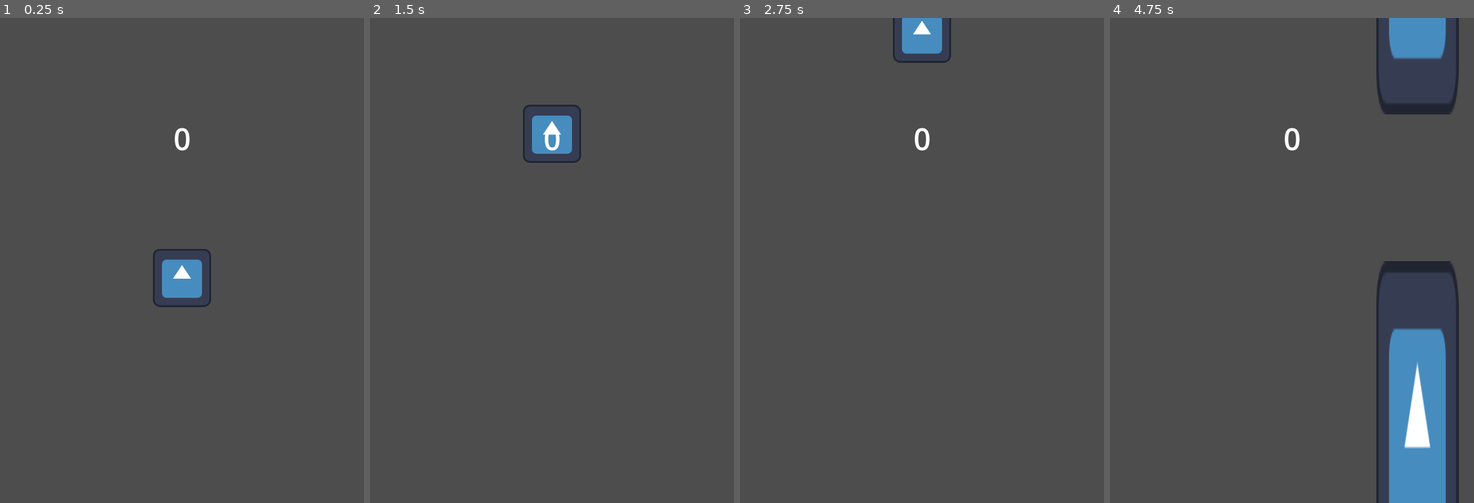
Above: before the commit, frames 1-4 (left to right).
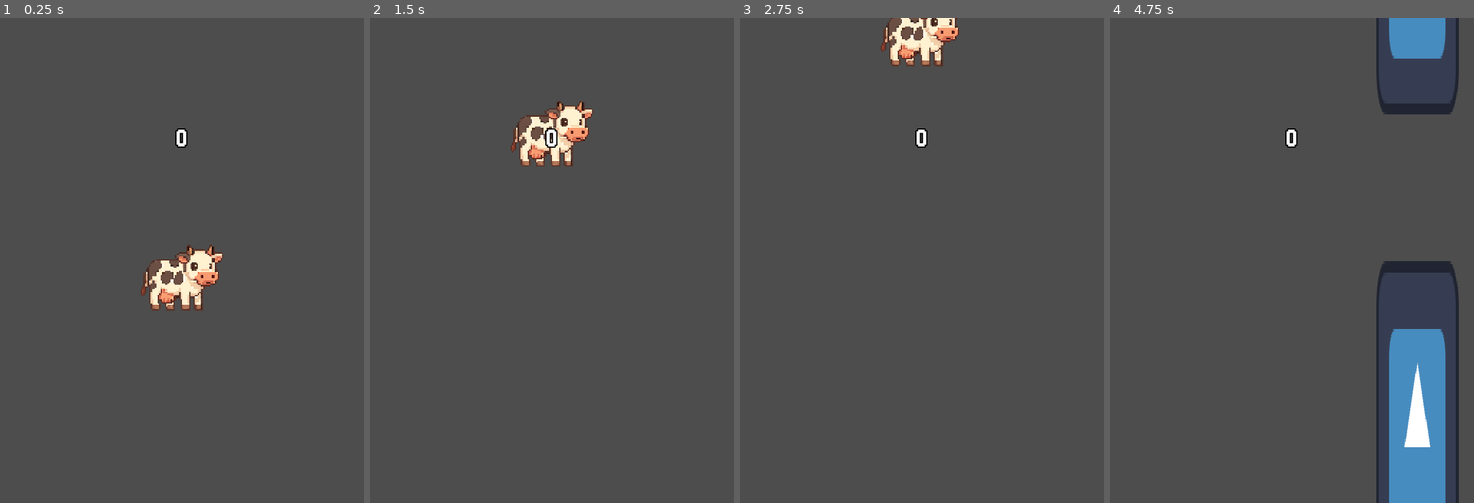
Above: after the commit, the same moments.

Repository: fabianovich/moooh-bird
Game: Godot game, scene res://scenes/game.tscn
The game is run twice, just before and just after one commit, with the same random seed, the same clock (stepped at 60 frames per second) and the same inputs. The engine's default icon, where the game draws it, is replaced by a stand-in: a white triangle on a blue panel in a dark square.
Inputs:
- Up to frame 1 (0.25 s): no input
- Up to frame 2 (1.5 s): tap Enter (ui_accept) at 0.5, 0.77, 1.07 s
- Up to frame 3 (2.75 s): tap Enter (ui_accept) at 1.52, 1.82 s
- Up to frame 4 (4.75 s): tap Enter (ui_accept) at 3.02, 3.32, 3.77, 4.07, 4.52 s

The runs differ from the first frame. In frame 1, 2.2% of the frame differs, in the area x 38-62%, y 22-61%; in frame 2, 2.1%; in frame 3, 1.8%; in frame 4, 0.4%.

Commit message:
Cow sprite

Diff:
--- a/code/bird.gd
+++ b/code/bird.gd
@@ -3,17 +3,20 @@
 const JUMP_VELOCITY = -500.0
 
 var game = true
+var flap = false
+var fall = false
 
 func _physics_process(delta: float) -> void:
+	velocity += get_gravity() * delta
 	if game:
 		# position.x = 300
 		# Add the gravity.
-		if not is_on_floor():
-			velocity += get_gravity() * delta
+
 
 		# Handle jump.
 		if Input.is_action_just_pressed("ui_accept"):
 			velocity.y = JUMP_VELOCITY
+
 
 		for index in get_slide_collision_count():
 				var collision := get_slide_collision(index)
@@ -21,4 +24,4 @@
 				print(body.name)
 				#game over
 				game = false
-		move_and_slide()
+	move_and_slide()
--- a/project.godot
+++ b/project.godot
@@ -27,4 +27,5 @@
 
 [rendering]
 
+textures/canvas_textures/default_texture_filter=0
 rendering_device/driver.windows="d3d12"
--- a/scenes/bird.tscn
+++ b/scenes/bird.tscn
@@ -1,16 +1,17 @@
 [gd_scene format=3 uid="uid://rirlv7h70kv0"]
 
 [ext_resource type="Script" uid="uid://lrxiufd1s0sw" path="res://code/bird.gd" id="1_3po83"]
-[ext_resource type="Texture2D" uid="uid://l88a7yl7sd8x" path="res://assets/icon.svg" id="1_kqhkv"]
+[ext_resource type="Texture2D" uid="uid://dhukg1tcsiutr" path="res://assets/Cow.png" id="2_3po83"]
 
-[sub_resource type="CircleShape2D" id="CircleShape2D_3po83"]
-radius = 47.042534
+[sub_resource type="RectangleShape2D" id="RectangleShape2D_3po83"]
+size = Vector2(172, 88)
 
 [node name="Bird" type="CharacterBody2D" unique_id=1475574686]
 script = ExtResource("1_3po83")
 
 [node name="Sprite2D" type="Sprite2D" parent="." unique_id=1617952520]
-texture = ExtResource("1_kqhkv")
+scale = Vector2(-3.14, 3.14)
+texture = ExtResource("2_3po83")
 
 [node name="CollisionShape2D" type="CollisionShape2D" parent="." unique_id=1176293475]
-shape = SubResource("CircleShape2D_3po83")
+shape = SubResource("RectangleShape2D_3po83")
--- a/scenes/game.tscn
+++ b/scenes/game.tscn
@@ -2,7 +2,14 @@
 
 [ext_resource type="PackedScene" uid="uid://rirlv7h70kv0" path="res://scenes/bird.tscn" id="1_uwrxv"]
 [ext_resource type="Script" uid="uid://bqob8jih5ru87" path="res://code/pipespawner.gd" id="2_yqjtg"]
+[ext_resource type="FontFile" uid="uid://b3urbkr3bhpqw" path="res://assets/Jersey10-Regular.ttf" id="3_lbhrr"]
 [ext_resource type="Script" uid="uid://crjerxg1qhjhb" path="res://code/score_label.gd" id="3_lnu2h"]
+
+[sub_resource type="Theme" id="Theme_iywne"]
+Label/colors/font_color = Color(1, 1, 1, 1)
+Label/colors/font_outline_color = Color(0, 0, 0, 1)
+Label/constants/outline_size = 8
+Label/fonts/font = ExtResource("3_lbhrr")
 
 [node name="Game" type="Node2D" unique_id=1572136576]
 
@@ -28,6 +35,7 @@
 offset_top = -43.0
 offset_right = 26.0
 offset_bottom = 40.0
+theme = SubResource("Theme_iywne")
 theme_override_font_sizes/font_size = 50
 text = "0"
 horizontal_alignment = 1
Binary file added: assets/Cow.png
Not shown, added: assets/Cow.png.import
Binary file added: assets/Jersey10-Regular.ttf
Not shown, added: assets/Jersey10-Regular.ttf.import
Not shown, added: assets/Jersey_10.zip
